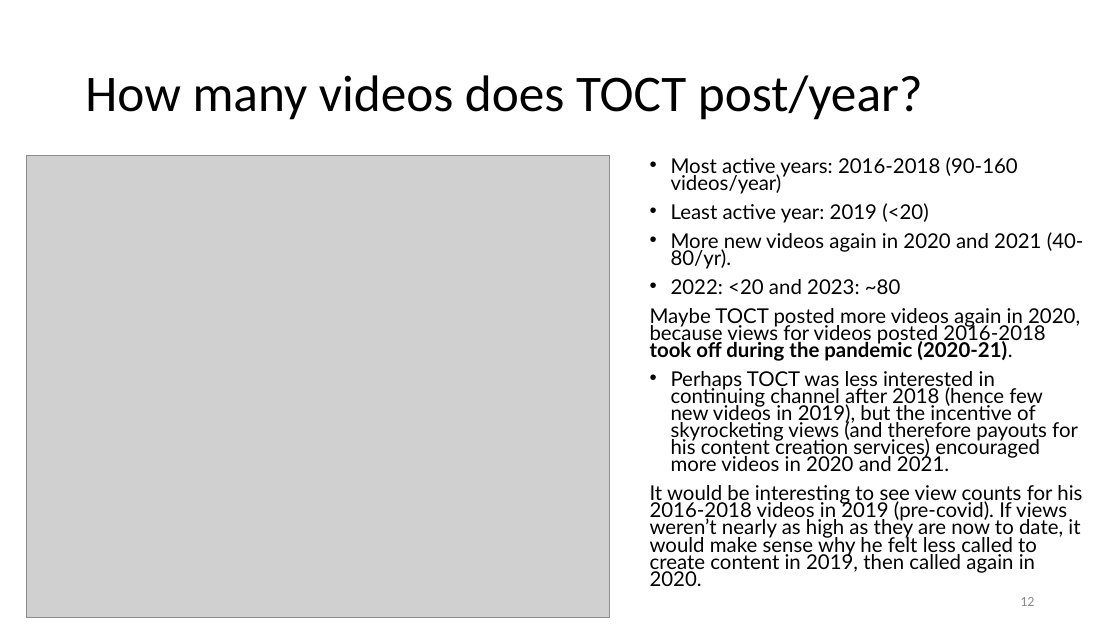
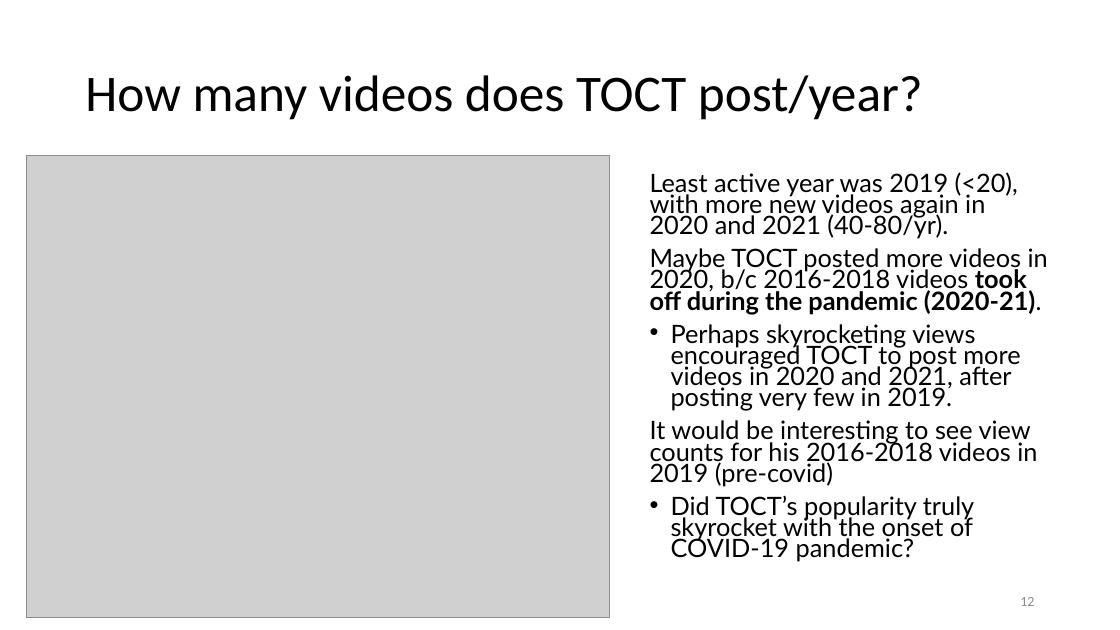
Before and after one commit to andilore/chemistry-youtube-videos, a slide deck: slide 12 of Top Chemistry-Related Youtube Channels.pptx. Drawn at 1120x630 pixels with LibreOffice and Linux fonts; fonts in the diff are those of the drawing; grey boxes stand for pictures. Boxes give left, top, right and bottom in pixels: in the first picture for what was removed or moved away, otherwise in the second. Text is boxed around its words. In the diff, an @@ line names an element or a change of style, - is before the commit and + after.

```diff
--- a/Top Chemistry-Related Youtube Channels.pptx
+++ b/Top Chemistry-Related Youtube Channels.pptx
@@ text at bbox=[650, 172, 1048, 562]: text changed; size 17.5 to 21.7 pt @@
-• Most active years: 2016-2018 (90-160 videos/year)
-• Least active year: 2019 (<20)
-• More new videos again in 2020 and 2021 (40-80/yr).
-• 2022: <20 and 2023: ~80
-Maybe TOCT posted more videos again in 2020, because views for videos posted 2016-2018 took off during the pandemic (2020-21).
-• Perhaps TOCT was less interested in continuing channel after 2018 (hence few new videos in 2019), but the incentive of skyrocketing views (and therefore payouts for his content creation services) encouraged more videos in 2020 and 2021.
-It would be interesting to see view counts for his 2016-2018 videos in 2019 (pre-covid). If views weren’t nearly as high as they are now to date, it would make sense why he felt less called to create content in 2019, then called again in 2020.
+Least active year was 2019 (<20), with more new videos again in 2020 and 2021 (40-80/yr).
+Maybe TOCT posted more videos in 2020, b/c 2016-2018 videos took off during the pandemic (2020-21).
+• Perhaps skyrocketing views encouraged TOCT to post more videos in 2020 and 2021, after posting very few in 2019.
+It would be interesting to see view counts for his 2016-2018 videos in 2019 (pre-covid)
+• Did TOCT’s popularity truly skyrocket with the onset of COVID-19 pandemic?
```
Also in this commit, not shown: 9 other slides changed.
